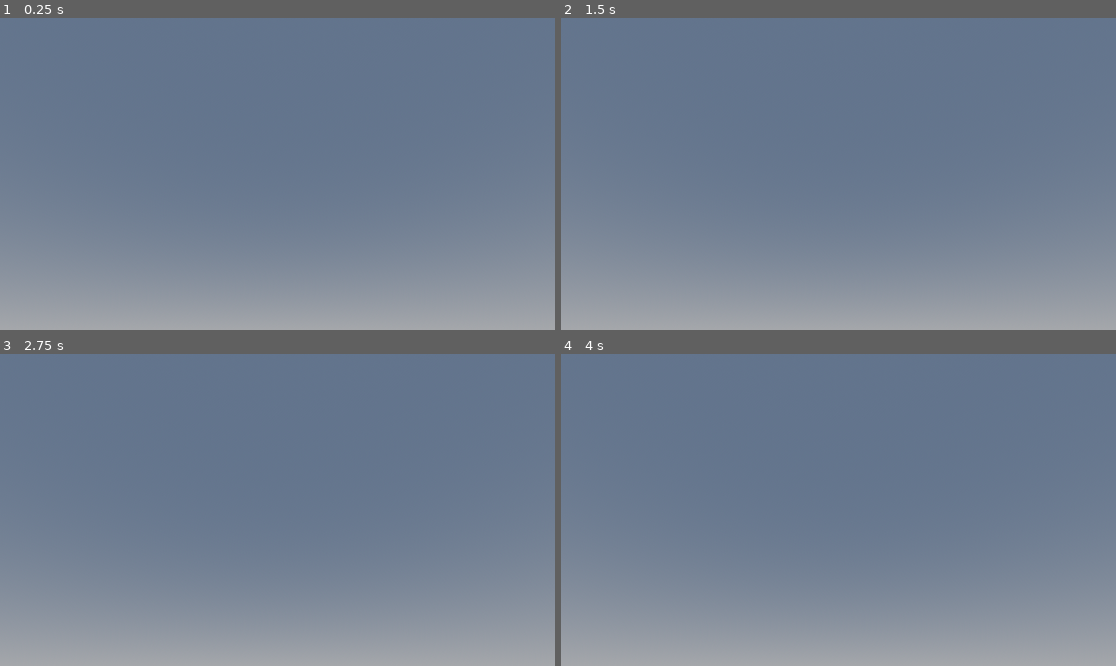
Above: before the commit, frames 1-4 (two rows, left to right).
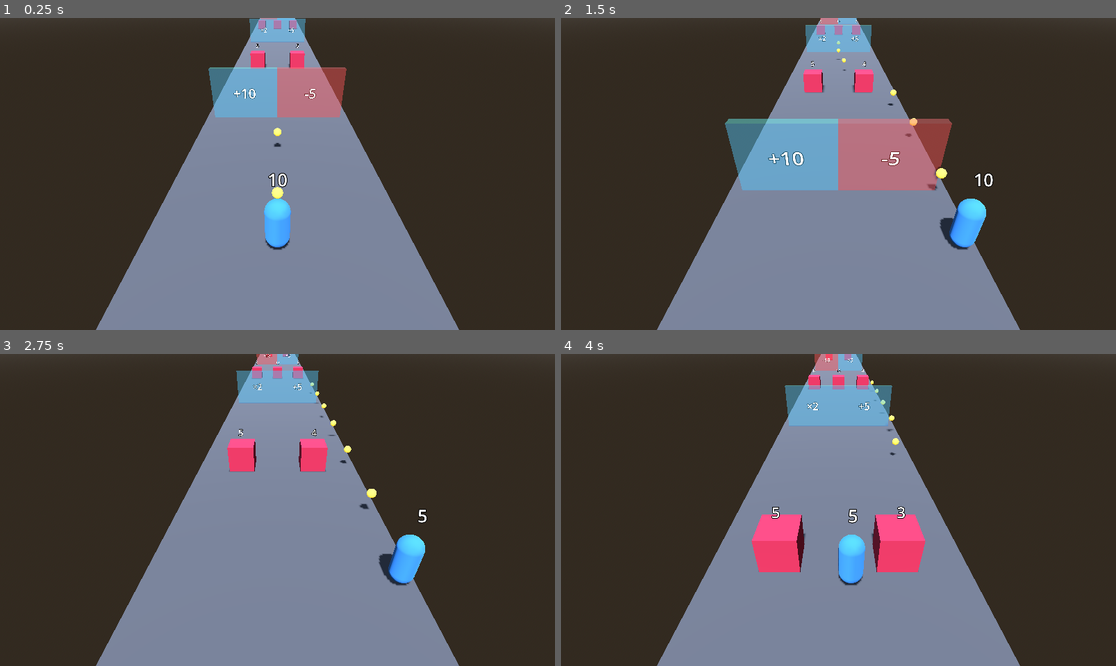
Above: after the commit, the same moments.

Repository: shuhei0916/music-shooter
Game: Godot game, scene res://scenes/main.tscn
Same seed, same stepped clock (60 frames per second), same inputs: the game is played once before the commit and once after it.
Inputs (mouse positions are in pixels of both pictures, inside the frame that each line leads up to):
- Up to frame 1 (0.25 s): no input
- Up to frame 2 (1.5 s): tap Enter (ui_accept) at 0.5, 0.77 s; move the mouse to (960, 158) at 0.52 s; hold D (move_right) 0.53-1.25 s; hold Shift 0.53-1.25 s; click (960, 158) at 0.67 s; drag from (727, 189) to (810, 236) at 1.27 s
- Up to frame 3 (2.75 s): move the mouse to (333, 441) at 2.02 s; hold D (move_right) from 2.03 s (still down); tap Ctrl at 2.1 s
- Up to frame 4 (4 s): release D (move_right) at 2.75 s; drag from (810, 572) to (672, 463) at 2.77 s; move the mouse to (1005, 556) at 3.52 s; hold A (move_left) from 3.53 s (still down); tap Alt at 3.6 s; tap Enter (ui_accept) at 3.77 s

The runs differ from the first frame. In frame 1, 78% of the frame differs, in the area x 0-100%, y 0-100%; in frame 2, 82%; in frame 3, 78%; in frame 4, 82%.

Commit message:
fix: カメラの角度と位置を調整し、ライトが上から照らすように向きを直す
Co-Authored-By: Claude Opus 5.5 <noreply@anthropic.com>

Diff:
--- a/scenes/main.tscn
+++ b/scenes/main.tscn
@@ -1,6 +1,6 @@
-[gd_scene format=3]
+[gd_scene format=3 uid="uid://cjgff84e34grm"]
 
-[ext_resource type="Script" path="res://scripts/main.gd" id="1_main"]
+[ext_resource type="Script" uid="uid://dib3rdkc0gwl4" path="res://scripts/main.gd" id="1_main"]
 [ext_resource type="PackedScene" path="res://scenes/player.tscn" id="2_player"]
 
 [sub_resource type="ProceduralSkyMaterial" id="ProceduralSkyMaterial_sky"]
@@ -29,32 +29,32 @@
 material = SubResource("StandardMaterial3D_goal")
 size = Vector3(9, 0.1, 0.6)
 
-[node name="Main" type="Node3D"]
+[node name="Main" type="Node3D" unique_id=823058432]
 script = ExtResource("1_main")
 
-[node name="WorldEnvironment" type="WorldEnvironment" parent="."]
+[node name="WorldEnvironment" type="WorldEnvironment" parent="." unique_id=2059918041]
 environment = SubResource("Environment_env")
 
-[node name="DirectionalLight3D" type="DirectionalLight3D" parent="."]
-transform = Transform3D(1, 0, 0, 0, 0.5, -0.866025, 0, 0.866025, 0.5, 0, 10, 0)
+[node name="DirectionalLight3D" type="DirectionalLight3D" parent="." unique_id=1039388878]
+transform = Transform3D(1, 0, 0, 0, 0.5, 0.866025, 0, -0.866025, 0.5, 0, 10, 0)
 shadow_enabled = true
 
-[node name="Road" type="MeshInstance3D" parent="."]
+[node name="Road" type="MeshInstance3D" parent="." unique_id=1974276187]
 transform = Transform3D(1, 0, 0, 0, 1, 0, 0, 0, 1, 0, 0, -190)
 mesh = SubResource("PlaneMesh_road")
 
-[node name="GoalLine" type="MeshInstance3D" parent="."]
+[node name="GoalLine" type="MeshInstance3D" parent="." unique_id=531980723]
 mesh = SubResource("BoxMesh_goal")
 
-[node name="Player" parent="." instance=ExtResource("2_player")]
+[node name="Player" parent="." unique_id=797256514 instance=ExtResource("2_player")]
 
-[node name="Camera3D" type="Camera3D" parent="."]
-transform = Transform3D(1, 0, 0, 0, 0.866025, -0.5, 0, 0.5, 0.866025, 0, 7, 9)
+[node name="Camera3D" type="Camera3D" parent="." unique_id=72348126]
+transform = Transform3D(1, 0, 0, 0, 0.81915206, 0.57357645, 0, -0.57357645, 0.81915206, 0, 7, 6.0126457)
 fov = 60.0
 
-[node name="UI" type="CanvasLayer" parent="."]
+[node name="UI" type="CanvasLayer" parent="." unique_id=1506709604]
 
-[node name="Message" type="Label" parent="UI"]
+[node name="Message" type="Label" parent="UI" unique_id=961771604]
 visible = false
 anchors_preset = 15
 anchor_right = 1.0
@@ -65,7 +65,7 @@
 horizontal_alignment = 1
 vertical_alignment = 1
 
-[node name="Hint" type="Label" parent="UI"]
+[node name="Hint" type="Label" parent="UI" unique_id=1613564585]
 visible = false
 anchors_preset = 12
 anchor_top = 1.0
